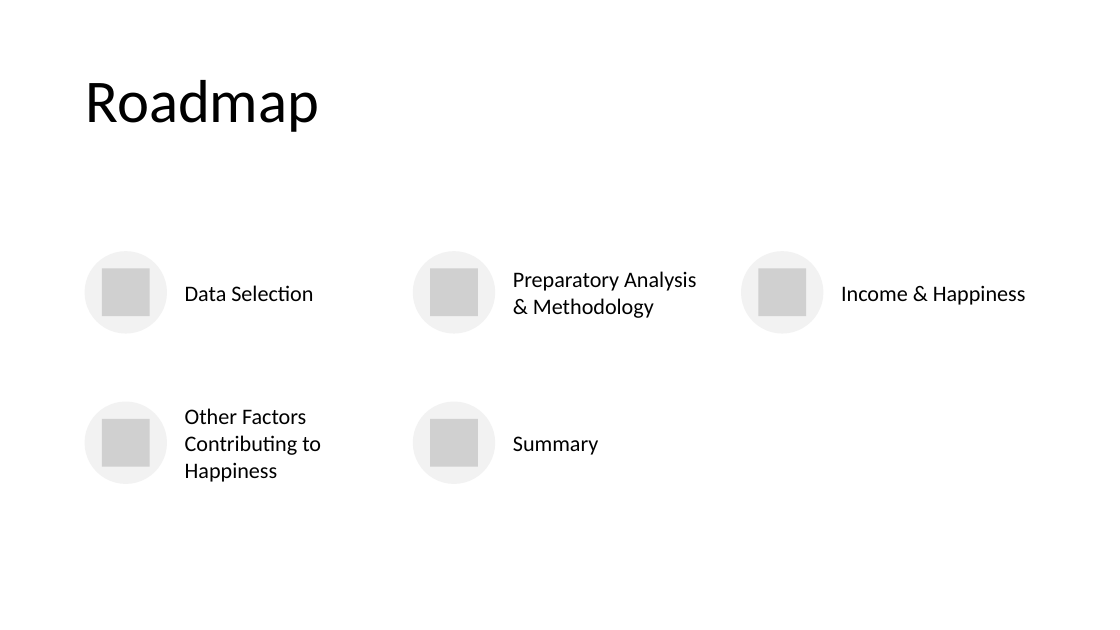
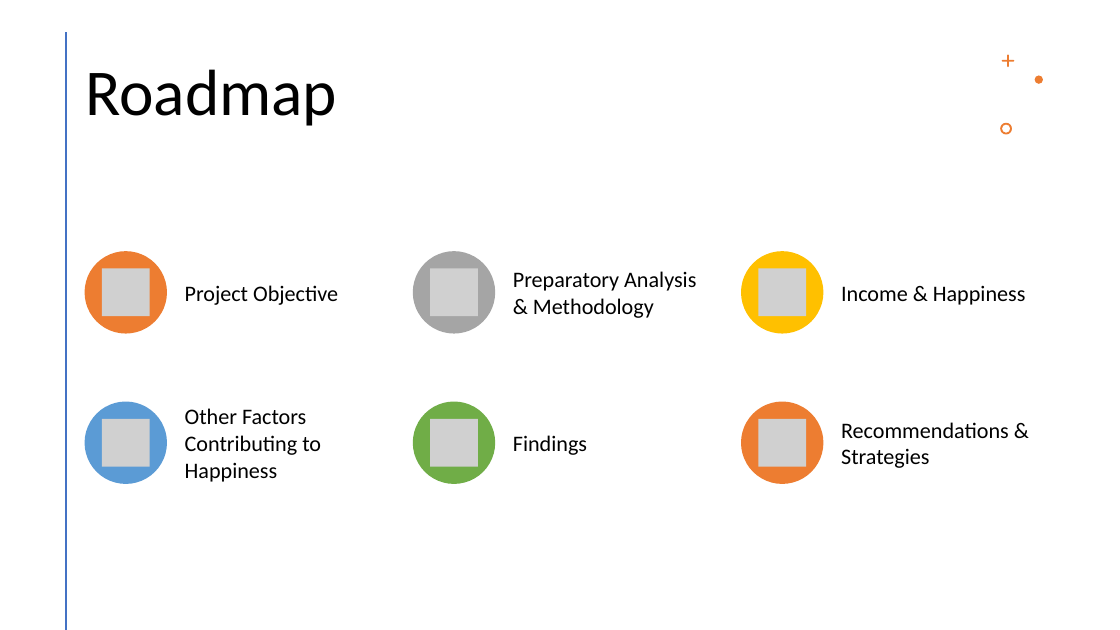
Before and after one commit to jordydickinson/world-inequality-and-happiness, a slide deck: slide 3 of presentation.pptx (slide 2 before the commit). Drawn at 1120x630 pixels with LibreOffice and Linux fonts; fonts in the diff are those of the drawing; grey boxes stand for pictures. Boxes give left, top, right and bottom in pixels: in the first picture for what was removed or moved away, otherwise in the second. Text is boxed around its words. In the diff, an @@ line names an element or a change of style, - is before the commit and + after.

```diff
--- a/presentation.pptx
+++ b/presentation.pptx
@@ line added from (66, 33) to (66, 629), #ED7D31 2 pt @@
@@ title "Roadmap": place and size @@
-title "Roadmap" at bbox=[85, 80, 319, 132]
+title "Roadmap" at bbox=[85, 69, 337, 126]
@@ title "Roadmap" at bbox=[85, 69, 337, 126]: size 52 to 56 pt @@
@@ freeform shape added at bbox=[1002, 55, 1014, 67], fill #ED7D31 @@
@@ freeform shape added at bbox=[1035, 76, 1044, 84], fill #ED7D31 @@
@@ freeform shape added at bbox=[1001, 123, 1012, 134], fill #ED7D31 @@
@@ ellipse at bbox=[85, 251, 167, 334]: fill #F2F2F2 to #ED7D31 @@
@@ ellipse at bbox=[413, 251, 495, 334]: fill #F2F2F2 to #A5A5A5 @@
@@ ellipse at bbox=[741, 251, 823, 334]: fill #F2F2F2 to #FFC000 @@
@@ text at bbox=[185, 285, 338, 305]: text changed @@
-Data Selection
+Project Objective
@@ ellipse at bbox=[85, 402, 167, 484]: fill #F2F2F2 to #5B9BD5 @@
@@ ellipse at bbox=[413, 402, 495, 484]: fill #F2F2F2 to #70AD47 @@
@@ ellipse added at bbox=[741, 402, 823, 484], fill #ED7D31 @@
@@ picture added at bbox=[759, 419, 807, 467] @@
@@ text at bbox=[513, 435, 587, 455]: text changed @@
-Summary
+Findings
@@ text added at bbox=[841, 422, 1009, 468], 19 pt, text #000000 @@
+Recommendations & Strategies
```
Also in this commit, not shown: 7 other slides changed, 2 slides added.
